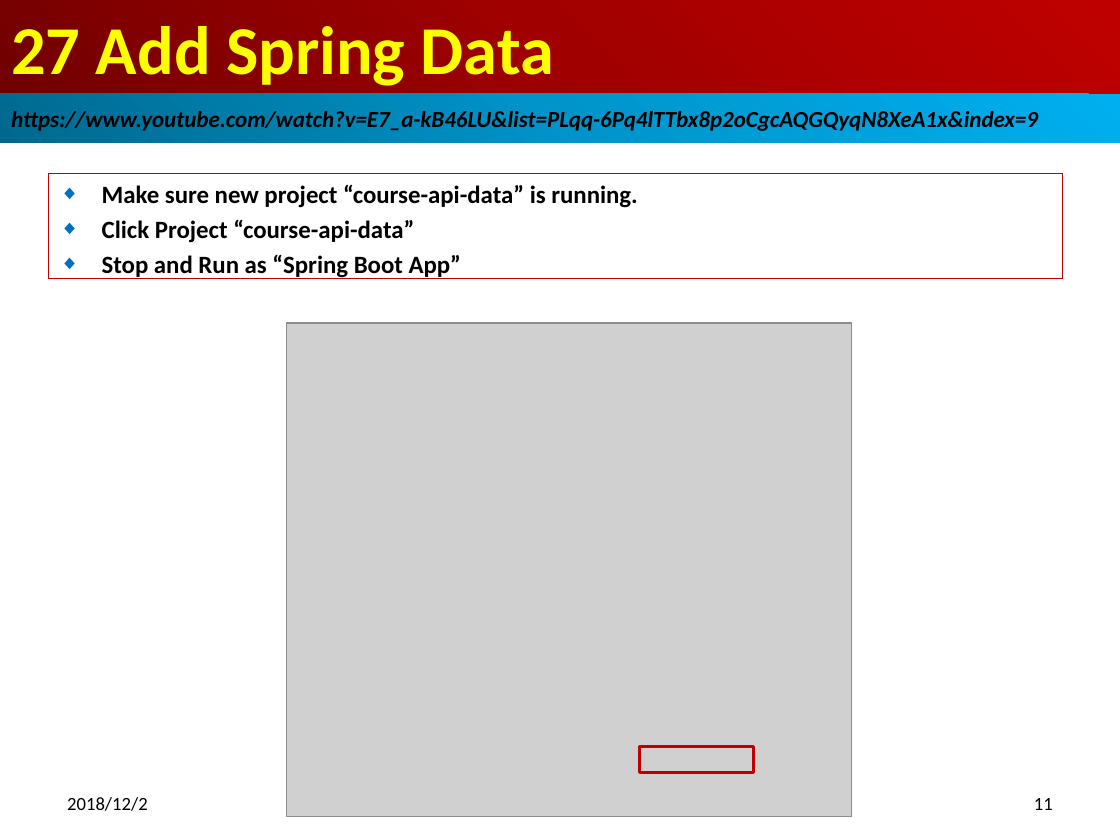
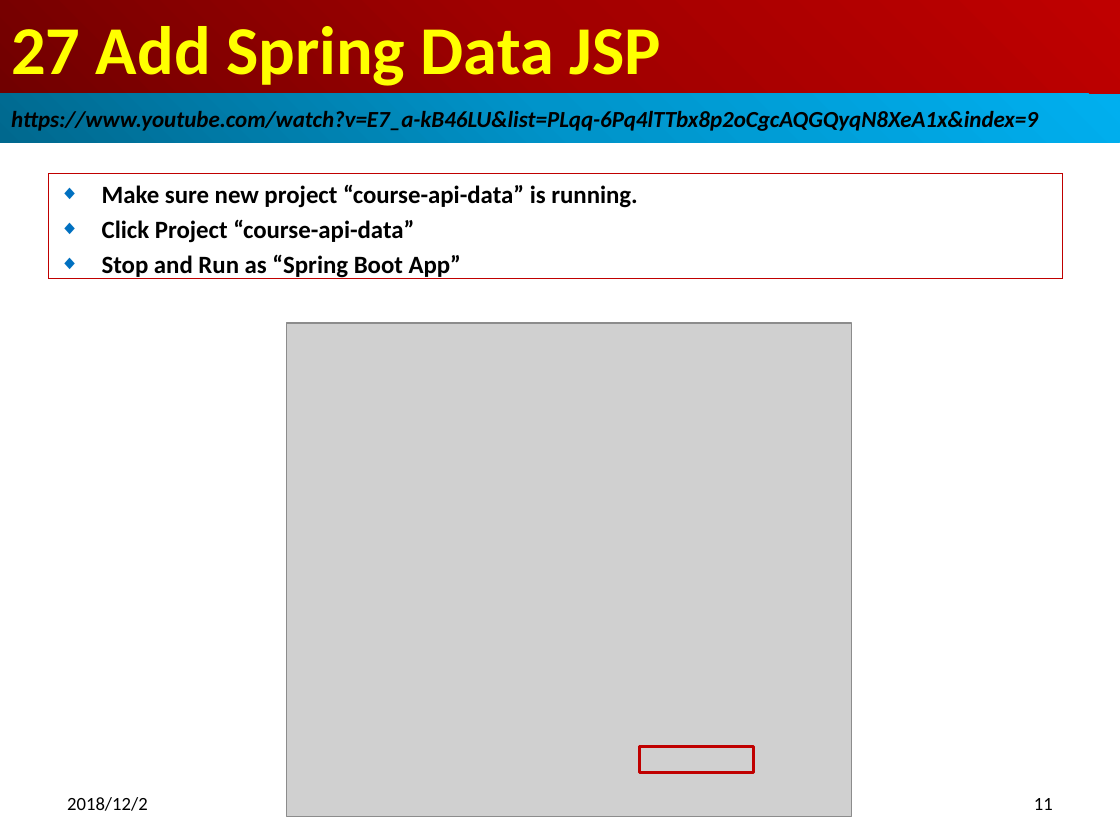
Before and after one commit to peterhchen/100-spring-boot, a slide deck: slide 11 of 15_Ch27_AddSpringData.pptx. Drawn at 1120x840 pixels with LibreOffice and Linux fonts; fonts in the diff are those of the drawing; grey boxes stand for pictures. Boxes give left, top, right and bottom in pixels: in the first picture for what was removed or moved away, otherwise in the second. Text is boxed around its words. In the diff, an @@ line names an element or a change of style, - is before the commit and + after.

Commit message:
Create Spring Data Repository

```diff
--- a/15_Ch27_AddSpringData.pptx
+++ b/15_Ch27_AddSpringData.pptx
@@ title at (x1=11, y1=26, x2=660, y2=86): text changed @@
-27 Add Spring Data
+27 Add Spring Data JSP
```
Also in this commit, not shown: 11 other slides changed, 1 other file.
